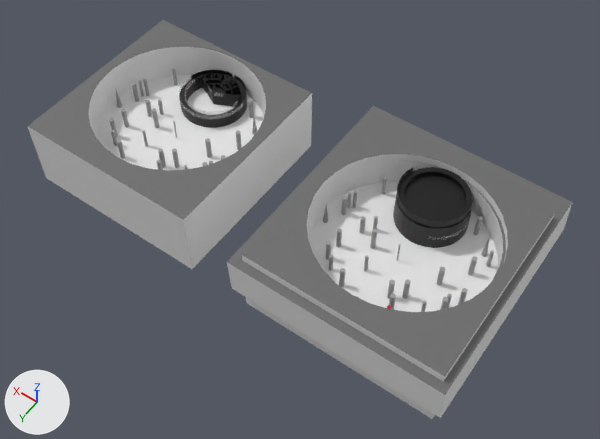
What one commit did to the glTF model gankyu/assets/gankyu.glb.
Both versions are drawn from a camera (50 mm lens) standing at (-3.95, 8.82, 15.65) and looking at (2.31, 0.07, 1.9). The lights are fixed; the arrows at lower left show +X, +Y and +Z. The first picture is the older version. Where no turn or scale is listed for an object, it has been applied to the vertices.
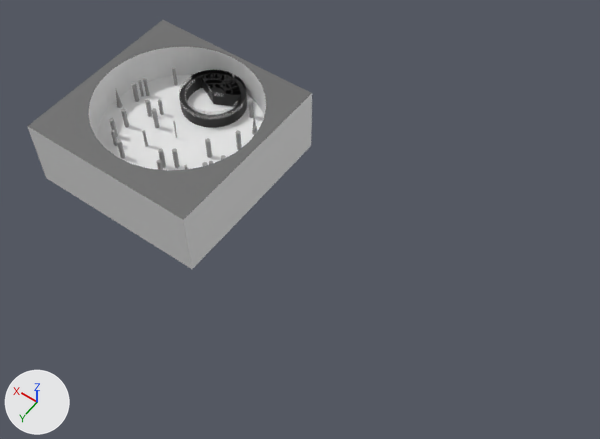
Not visible in the pictures: '円柱.011'.

Location of each change, [x1, y1, x2, y2] in pixels of the pictures (600 x 439 px):
'フィールド', deleted: before [242, 121, 555, 419]
'Cube', deleted: before [227, 106, 573, 418]
'本館', deleted (black): before [394, 175, 471, 247]
'本館.001', deleted (black): before [397, 167, 472, 228]
'本館.003', deleted: before [397, 167, 474, 226]
'gankyu1', deleted (mostly hidden): before [393, 205, 471, 248]
'gankyu2', deleted: before [394, 199, 469, 240]
'円柱.005', deleted: before [468, 256, 478, 276]
'円柱.008', deleted: before [402, 279, 411, 299]
'円柱.004', deleted: before [436, 267, 445, 286]
'円柱.016', deleted: before [370, 229, 377, 249]
'円柱.007', deleted: before [474, 216, 483, 235]
'円柱.012', deleted: before [339, 268, 345, 287]
'円柱.015', deleted: before [336, 228, 342, 248]
'円柱.009', deleted: before [387, 280, 395, 299]
'円柱.019', deleted: before [341, 196, 347, 215]
'円柱.003', deleted: before [458, 288, 468, 305]
'円柱.014', deleted: before [326, 241, 331, 260]
'円柱.017', deleted: before [359, 216, 366, 234]
'円柱.010', deleted: before [389, 293, 396, 310]
'円柱.001', deleted: before [440, 297, 449, 310]
'立方体.002', deleted: before [486, 250, 494, 267]
'円錐.001', deleted: before [481, 239, 489, 257]
'円柱.013', deleted: before [329, 254, 334, 271]
'円柱.021', deleted: before [381, 176, 387, 194]
'円錐', deleted: before [323, 204, 329, 223]
'円柱.020', deleted: before [353, 190, 357, 208]
'立方体.001', deleted: before [364, 256, 369, 271]
'立方体.003', deleted: before [347, 192, 351, 208]
'円柱.018', deleted: before [373, 216, 378, 229]
'立方体', deleted: before [421, 301, 427, 312]
'円柱.002', deleted: before [447, 294, 452, 308]
'円柱.026', deleted: before [396, 244, 400, 261]
'円柱.024', deleted: before [387, 305, 391, 309]

The change, as a list of edits to the scene's bpy script:
```text
Remove ob_cube:
    ob_cube = bpy.data.objects.new('Cube', me_cube)
Remove ob_円柱_001:
    ob_円柱_001 = bpy.data.objects.new('円柱.001', me_円柱_001)
Remove ob_円柱_002:
    ob_円柱_002 = bpy.data.objects.new('円柱.002', me_円柱_024)
Remove ob_円柱_003:
    ob_円柱_003 = bpy.data.objects.new('円柱.003', me_円柱_003)
Remove ob_円柱_004:
    ob_円柱_004 = bpy.data.objects.new('円柱.004', me_円柱_004)
Remove ob_円柱_005:
    ob_円柱_005 = bpy.data.objects.new('円柱.005', me_円柱_005)
Remove ob_円柱_007:
    ob_円柱_007 = bpy.data.objects.new('円柱.007', me_円柱_007)
Remove ob_円柱_008:
    ob_円柱_008 = bpy.data.objects.new('円柱.008', me_円柱_008)
Remove ob_円柱_009:
    ob_円柱_009 = bpy.data.objects.new('円柱.009', me_円柱_009)
Remove ob_円柱_010:
    ob_円柱_010 = bpy.data.objects.new('円柱.010', me_円柱_010)
Remove ob_円柱_011:
    ob_円柱_011 = bpy.data.objects.new('円柱.011', me_円柱_011)
Remove ob_円柱_012:
    ob_円柱_012 = bpy.data.objects.new('円柱.012', me_円柱_012)
Remove ob_円柱_013:
    ob_円柱_013 = bpy.data.objects.new('円柱.013', me_円柱_013)
Remove ob_円柱_014:
    ob_円柱_014 = bpy.data.objects.new('円柱.014', me_円柱_014)
Remove ob_円柱_015:
    ob_円柱_015 = bpy.data.objects.new('円柱.015', me_円柱_015)
Remove ob_円柱_016:
    ob_円柱_016 = bpy.data.objects.new('円柱.016', me_円柱_016)
Remove ob_円柱_017:
    ob_円柱_017 = bpy.data.objects.new('円柱.017', me_円柱_017)
Remove ob_円柱_018:
    ob_円柱_018 = bpy.data.objects.new('円柱.018', me_円柱_018)
Remove ob_円柱_019:
    ob_円柱_019 = bpy.data.objects.new('円柱.019', me_円柱_019)
Remove ob_円柱_020:
    ob_円柱_020 = bpy.data.objects.new('円柱.020', me_円柱_020)
Remove ob_円柱_021:
    ob_円柱_021 = bpy.data.objects.new('円柱.021', me_円柱_021)
Remove ob_円柱_024:
    ob_円柱_024 = bpy.data.objects.new('円柱.024', me_円柱_025)
Remove ob_立方体:
    ob_立方体 = bpy.data.objects.new('立方体', me_立方体)
Remove ob_立方体_001:
    ob_立方体_001 = bpy.data.objects.new('立方体.001', me_立方体_001)
Remove ob_立方体_002:
    ob_立方体_002 = bpy.data.objects.new('立方体.002', me_立方体_002)
Remove ob_立方体_003:
    ob_立方体_003 = bpy.data.objects.new('立方体.003', me_立方体_003)
Remove ob_円柱_026:
    ob_円柱_026 = bpy.data.objects.new('円柱.026', me_円柱_027)
Remove ob_円錐:
    ob_円錐 = bpy.data.objects.new('円錐', me_円錐)
Remove ob_円錐_001:
    ob_円錐_001 = bpy.data.objects.new('円錐.001', me_円錐_001)
Remove ob_フィールド:
    ob_フィールド = bpy.data.objects.new('フィールド', me_立方体_004)
Remove ob_本館:
    ob_本館 = bpy.data.objects.new('本館', me_本館)
Remove ob_本館_001:
    ob_本館_001 = bpy.data.objects.new('本館.001', me_本館_001)
Remove ob_本館_003:
    ob_本館_003 = bpy.data.objects.new('本館.003', me_本館_006)
Remove ob_gankyu1:
    ob_gankyu1 = bpy.data.objects.new('gankyu1', me_gankyu1_003)
Remove ob_gankyu2:
    ob_gankyu2 = bpy.data.objects.new('gankyu2', me_gankyu2_001)
```
